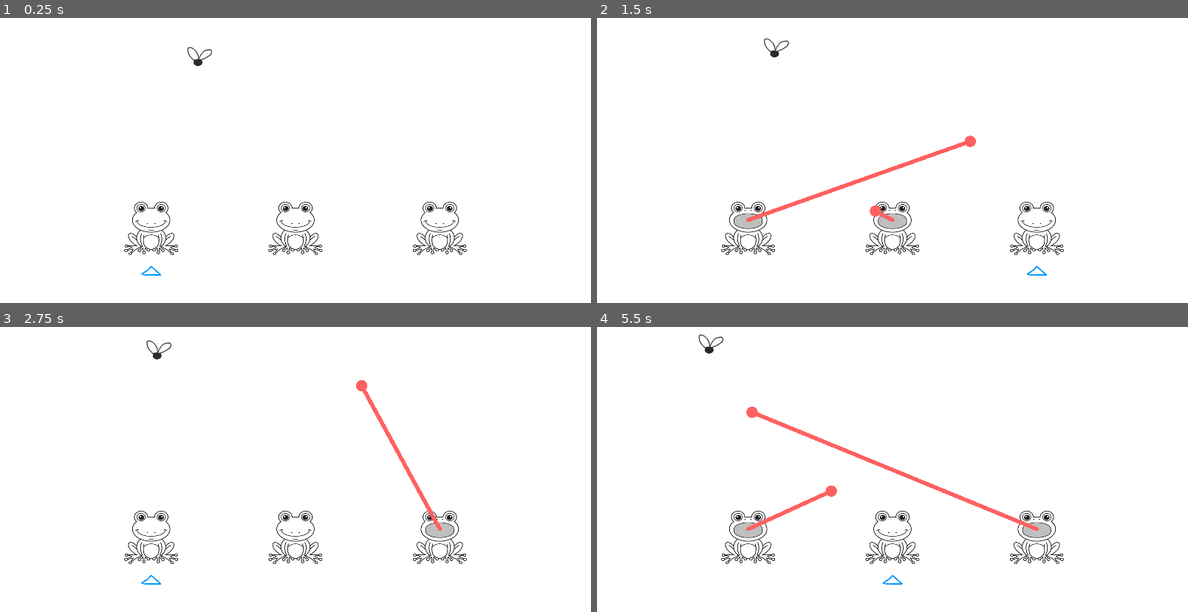
Above: before the commit, frames 1-4 (two rows, left to right).
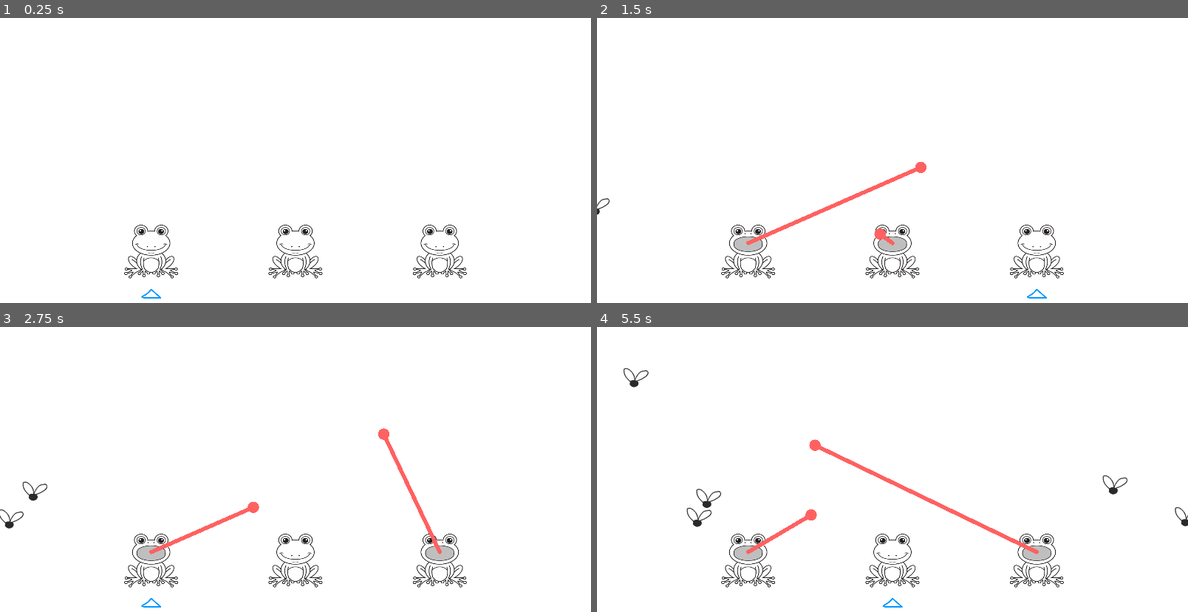
Above: after the commit, the same moments.

Repository: RichoM/time-flies
Game: Godot game, scene res://test.tscn
Same seed, same stepped clock (60 frames per second), same inputs: the game is played once before the commit and once after it.
Inputs (mouse positions are in pixels of both pictures, inside the frame that each line leads up to):
- Up to frame 1 (0.25 s): no input
- Up to frame 2 (1.5 s): move the mouse to (1022, 123) at 0.52 s; click (1022, 123) at 0.67 s; move the mouse to (774, 157) at 1.27 s; click (774, 157) at 1.42 s
- Up to frame 3 (2.75 s): move the mouse to (354, 372) at 2.02 s; click (354, 372) at 2.17 s
- Up to frame 4 (5.5 s): move the mouse to (862, 517) at 2.77 s; click (862, 517) at 2.92 s; move the mouse to (1069, 500) at 3.52 s; click (1069, 500) at 3.67 s; move the mouse to (715, 398) at 4.27 s; click (715, 398) at 4.42 s; move the mouse to (922, 449) at 5.02 s; click (922, 449) at 5.17 s

The runs differ from the first frame. In frame 1, 2.4% of the frame differs, in the area x 21-79%, y 10-99%; in frame 2, 4.1%; in frame 3, 3.9%; in frame 4, 5.2%, in the area x 4-100%, y 2-99%.

Commit message:
Added fly spawner

Diff:
--- a/Frog.tscn
+++ b/Frog.tscn
@@ -35,6 +35,7 @@
 [node name="tongue" type="Node2D" parent="."]
 position = Vector2( 0, -47 )
 script = ExtResource( 2 )
+speed = 400
 
 [node name="line" type="Line2D" parent="tongue"]
 z_index = 100
--- a/fly.gd
+++ b/fly.gd
@@ -5,11 +5,11 @@
 
 onready var freq = rand_range(2, 3)
 onready var amp = rand_range(10, 30)
-onready var vel = rand_range(25, 50)
+onready var vel = rand_range(45, 70)
 
 func _ready():
 	y = position.y
-	if randf() < 0.5:
+	if position.x > 0:
 		vel *= -1
 
 func _process(delta):
--- /dev/null
+++ b/fly_spawner.gd
@@ -0,0 +1,18 @@
+extends Node2D
+
+onready var fly_proto = preload("res://Fly.tscn")
+
+func spawn_new_fly():
+	var fly = fly_proto.instance()
+	var x = 0
+	if randf() < 0.5:
+		x = -25
+	else:
+		x = get_viewport_rect().size.x + 25
+	var y = rand_range(50, get_viewport_rect().size.y - 200)
+	fly.global_transform.origin = get_viewport().canvas_transform.xform_inv(Vector2(x, y))
+	add_child(fly)
+
+func _on_timer_timeout():
+	if get_child_count() <= 10:
+		spawn_new_fly()
--- a/test.tscn
+++ b/test.tscn
@@ -1,19 +1,16 @@
 [gd_scene load_steps=4 format=2]
 
+[ext_resource path="res://fly_spawner.gd" type="Script" id=1]
 [ext_resource path="res://level.gd" type="Script" id=8]
 [ext_resource path="res://Frog.tscn" type="PackedScene" id=9]
-[ext_resource path="res://Fly.tscn" type="PackedScene" id=10]
 
 [node name="Node2D" type="Node2D"]
 script = ExtResource( 8 )
 frogs_path = NodePath("frogs")
 
 [node name="Camera2D" type="Camera2D" parent="."]
-position = Vector2( 0, -185 )
+position = Vector2( 0, -225 )
 current = true
-
-[node name="fly" parent="." instance=ExtResource( 10 )]
-position = Vector2( -159, -345 )
 
 [node name="frogs" type="Node2D" parent="."]
 
@@ -24,3 +21,11 @@
 
 [node name="Frog3" parent="frogs" instance=ExtResource( 9 )]
 position = Vector2( 250, 0 )
+
+[node name="fly_spawner" type="Node2D" parent="."]
+script = ExtResource( 1 )
+
+[node name="timer" type="Timer" parent="fly_spawner"]
+autostart = true
+
+[connection signal="timeout" from="fly_spawner/timer" to="fly_spawner" method="_on_timer_timeout"]
